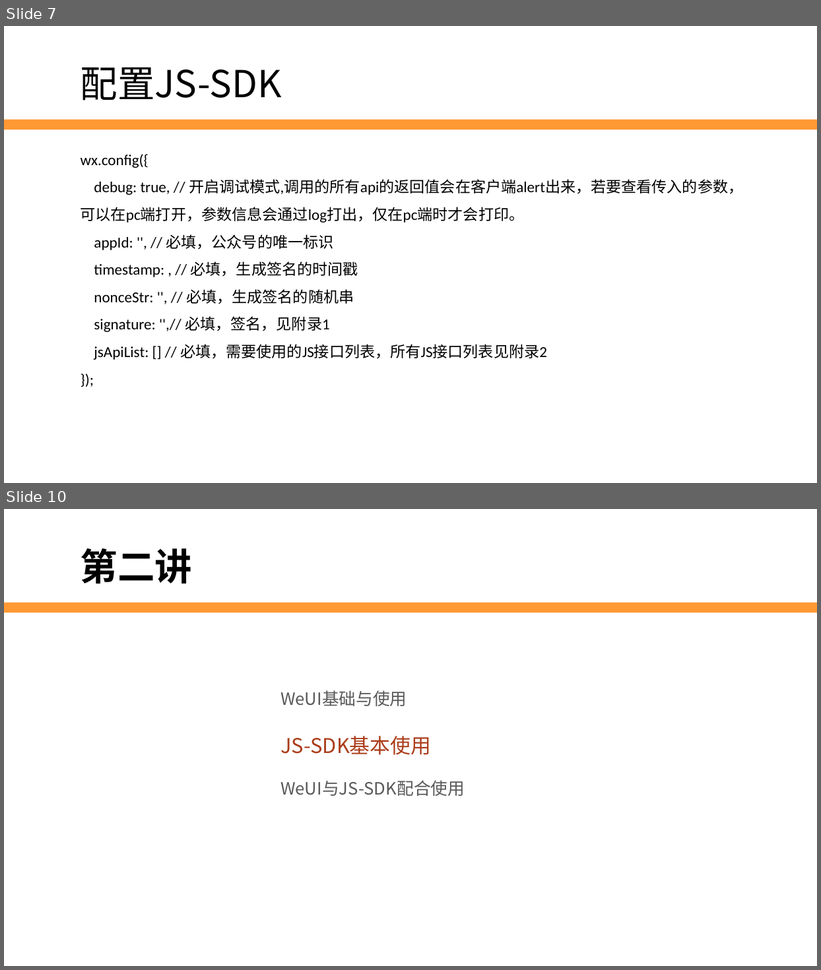
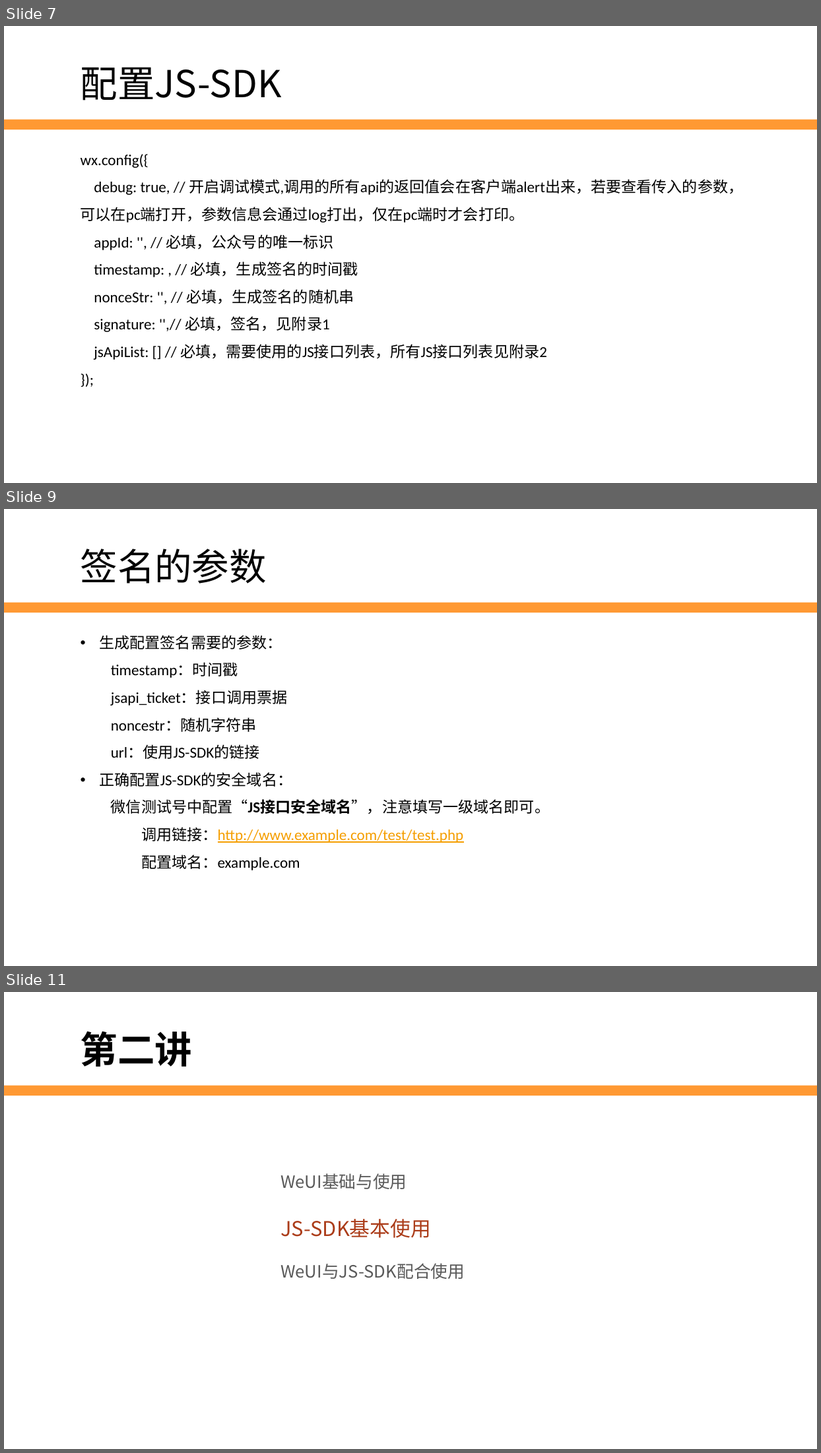
Before and after one commit to edu2act/2017-2018_1st_Wechat_Web_Programming, a slide deck: 第10讲 JS-SDK.pptx. Shown one above the other, each under a label of ours: slides 7 and 10 before the commit, slides 7, 9 and 11 after it; the slides between them are not shown. The pictures are 821x970 and 821x1453 pixels, drawn with LibreOffice and Linux fonts; fonts in the diff are those of the drawing; background and template pictures are left out. Boxes give left, top, right and bottom in pixels: in the first picture for what was removed or moved away, otherwise in the second. Text is boxed around its words. In the diff, an @@ line names an element or a change of style, - is before the commit and + after.

```diff
--- a/第10讲 JS-SDK.pptx
+++ b/第10讲 JS-SDK.pptx
@@ slide 9 added at [4, 509, 817, 966], background #FFFFFF; not listed: 1 template element that a slide beside it also shows @@
@@ text added at [81, 549, 267, 584], 44 pt, text #000000 @@
+签名的参数
@@ text added at [99, 635, 550, 871], 18 pt, text #000000 @@
+• 生成配置签名需要的参数：
+  timestamp：时间戳
+  jsapi_ticket：接口调用票据
+  noncestr：随机字符串
+  url：使用JS-SDK的链接
+• 正确配置JS-SDK的安全域名：
+  微信测试号中配置“JS接口安全域名”，注意填写一级域名即可。
+    调用链接：http://www.example.com/test/test.php
+    配置域名：example.com
@@ what was slide 10 is now slide 11 @@
```
Also in this commit, not shown: 2 slides changed, 3 other slides added, 5 slides removed, 1 other file.
